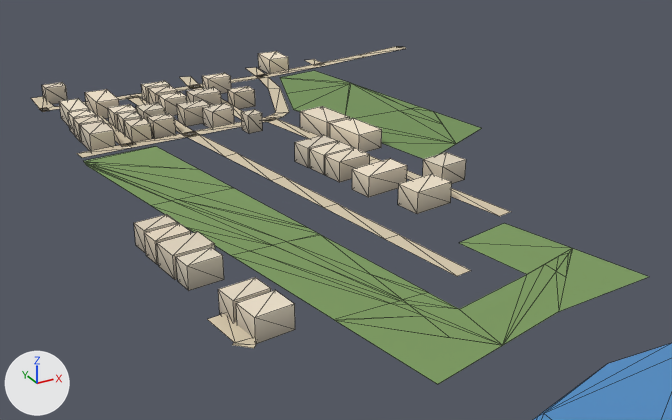
The glTF model public/assets/bengaluru-region-v1/tiles/t31_-7-l1.glb: old version first, new version second.
Both versions are drawn from a camera (50 mm lens) standing at (15421.0, -3445.0, 131.0) and looking at (15586.0, -3145.0, -19.0). The axes (+X, +Y, +Z) are drawn at lower left. The lights are the same throughout. The first picture is the older version. Mesh edges are drawn as thin lines.

The first picture shows 'building', 'ground', 'water'.
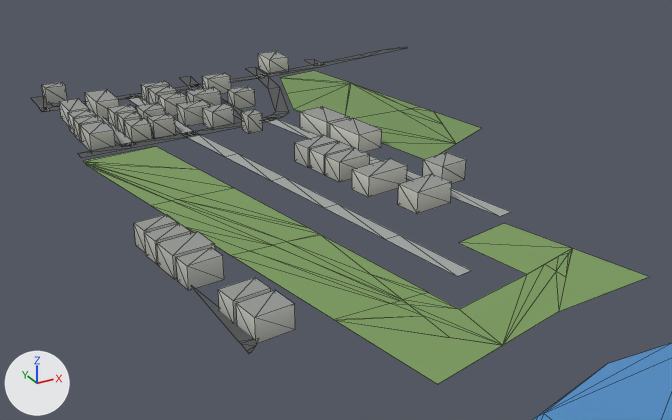
Pixel boxes [x1, y1, x2, y2] of what changed, in the pictures (672 x 420 px; the box of a moved part takes in the faces that stretch with it):
'ground', reshaped
    before: [31, 46, 648, 384]
    after: [31, 47, 648, 384]
part 1 of me_building, recoloured
    both: [42, 51, 466, 344]
part 2 of me_ground, moved or reshaped
    before: [207, 314, 257, 348]
    after: [191, 286, 258, 353]
part 3 of me_ground, moved or reshaped
    before: [360, 46, 406, 57]
    after: [360, 47, 407, 57]
part 4 of me_ground, recoloured
    before: [31, 55, 511, 345]
    after: [31, 55, 511, 352]

The edits, one by one:
me_building is used by ob_building; location (15500.0, -3500.0, 0.0).
me_building had 280 vertices, 350 faces and spanned x -5.0..130.0, y 250.0..502.0, z 0.0..8.0.
me_building now has 280 vertices, 420 faces and spans x -5.0..130.0, y 250.0..502.0, z 0.0..8.0.
me_building part 1: 350 kept faces spanning x -5.0..130.0, y 250.0..502.0, z 0.0..8.0 get new vertex colours.
Edits to the shape of me_building do not show in these pictures.
me_ground is used by ob_ground; location (15500.0, -3500.0, 0.0).
Verts and faces of me_ground; kept vertices keep their numbers, new ones are numbered from 173.
Before the commit, vertices of me_ground: 133 (3.0, 267.0, 1.0), 134 (-3.0, 266.0, 1.0) at pixel (207, 319), 135 (5.0, 251.0, 1.0), 136 (-1.0, 251.0, 1.0) at pixel (235, 343), 137 (3.0, 247.0, 1.0) at pixel (255, 345).
Before the commit, vertices of me_ground: 138 (-1.0, 251.0, 1.0) at pixel (233, 343), 139 (2.0, 246.0, 1.0) at pixel (253, 348), 140 (-2.0, 250.0, 1.0) at pixel (232, 344).
Before the commit, vertices of me_ground: 167 (178.0, 496.0, 1.0) at pixel (358, 54), 168 (179.0, 491.0, 1.0) at pixel (365, 56), 169 (207.0, 503.0, 1.0) at pixel (396, 46), 170 (209.0, 496.0, 1.0) at pixel (405, 48), 171 (205.0, 500.0, 1.0) at pixel (396, 47).
Before the commit, vertices of me_ground: 172 (211.0, 500.0, 1.0) at pixel (405, 46).
me_ground had 173 vertices, 170 faces and spanned x -3.0..211.0, y 210.0..503.0, z 1.0.
me_ground now has 173 vertices, 170 faces and spans x 0.0..211.0, y 210.0..500.0, z 1.0.
Part 2, on me_ground:
Vertices deleted: 136, 139 (with the faces that use them).
Vertex 134 moves to (0.0, 288.0, 1.0).
Vertex 133 moves to (0.0, 252.0, 1.0), pixel (238, 341).
Vertex 135 moves to (0.0, 250.0, 1.0), pixel (240, 343).
Vertex 138 moves to (0.0, 246.0, 1.0), pixel (246, 351).
Vertex 140 moves to (1.0, 245.0, 1.0), pixel (250, 352).
New vertex 173 is at (5.0, 250.0, 1.0), pixel (258, 338).
New vertex 174 is at (0.0, 245.0, 1.0), pixel (248, 353).
New faces: (133, 173, 134), (133, 135, 173), (135, 137, 173), (138, 174, 140).
Part 3, on me_ground:
Vertices deleted: 169, 170, 171 (with the faces that use them).
New vertex 175 is at (196.0, 500.0, 1.0), pixel (382, 49).
New vertex 176 is at (211.0, 497.0, 1.0), pixel (407, 47).
New vertex 177 is at (208.0, 500.0, 1.0), pixel (399, 47).
New faces: (167, 168, 175), (168, 176, 175), (175, 176, 177), (172, 177, 176).
me_ground part 4: 70 kept faces spanning x 0.0..179.0, y 245.0..500.0, z 1.0 get new vertex colours; the middle colour goes from beige #d7c9ae to dark grey #535556.
